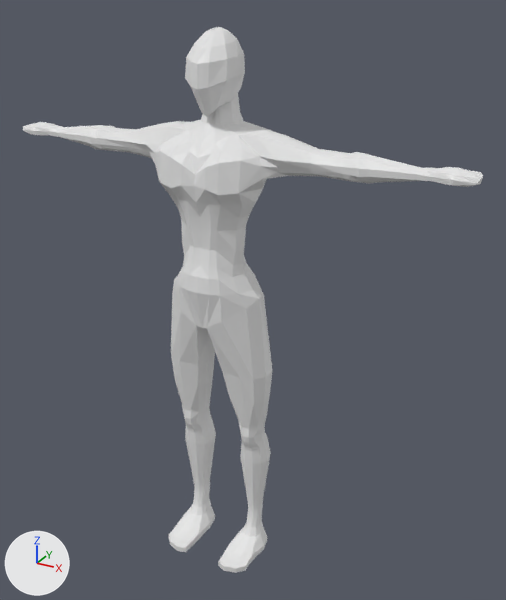
Renders of the OBJ model Assets/ART FOLDER/3D/characters/final models ONLY/helOBJ.obj from each side of a commit.
Before and after are seen from a 50 mm camera at (3.85, -6.13, 3.43) aimed at (0.32, 0.29, 0.23). Lighting does not change. The marker at lower left points along +X, +Y and +Z. Where no turn or scale is listed for an object, it has been applied to the vertices. Vertices at the same position are counted once.

In view in the first picture: 'helOBJ'.
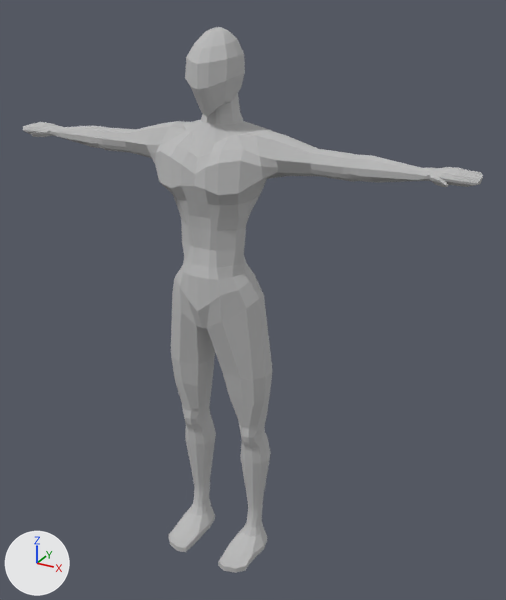
Diff of the bpy script that builds the scene:
```diff
--- a/Assets/ART FOLDER/3D/characters/final models ONLY/helOBJ.obj.py
+++ b/Assets/ART FOLDER/3D/characters/final models ONLY/helOBJ.obj.py
@@ mat_lambert6sg @@
+mat_lambert6sg = principled_material('lambert6SG')
+mat_lambert6sg.base_color = (0.5, 0.5, 0.5)  # grey #bcbcbc
+mat_lambert6sg.roughness = 1.0
@@ mat_initialshadinggroup @@
+mat_initialshadinggroup = principled_material('initialShadingGroup')
+mat_initialshadinggroup.base_color = (0.5, 0.5, 0.5)  # grey #bcbcbc
+mat_initialshadinggroup.roughness = 1.0
@@ me_helobj @@
 # used by ob_helobj; location = (0.0, 0.0, 0.0)
 # verts and faces of me_helobj; kept vertices keep their numbers, new ones are numbered from 1072
 # before: 71 (0.48, -0.01, 0.49) at pixel (252, 289), 72 (0.4, -0.19, 0.49) at pixel (238, 294), 74 (0.0, -0.37, 0.49) at pixel (196, 293), 118 (0.14, -0.35, 0.49) at pixel (209, 294), 216 (-0.48, -0.01, 0.49) at pixel (178, 274)
 # before: 217 (-0.4, -0.19, 0.49) at pixel (175, 280), 255 (-0.14, -0.35, 0.49) at pixel (186, 289)
-me_helobj.from_pydata(...)  # 1072 vertices, 1005 faces; spans x -2.7..2.7, y -0.51..0.51, z -3.12..3.12
+me_helobj.from_pydata(...)  # 1108 vertices, 1041 faces; spans x -2.7..2.7, y -0.51..0.51, z -3.12..3.12
+# me_helobj part 1
+# 10 vertices in x -0.29..0.29, y 0.42..0.48, z 1.66..1.82 move by (0.0, -0.03, 0.0)
+# 4 vertices in x -0.2..0.2, y 0.42..0.47, z 1.66..1.82 move by (0.0, -0.02, 0.0)
+# 4 vertices move from x -0.52..0.52, y -0.17..-0.01, z 1.47 to x -0.46..0.46, y -0.17..-0.01, z 1.47
+# me_helobj part 2
+verts[71] = (0.45, -0.01, 0.58)  # moved, pixel (249, 281)
+verts[72] = (0.4, -0.19, 0.54)  # moved, pixel (238, 289)
+verts[217] = (-0.4, -0.19, 0.54)  # moved, pixel (175, 276)
+verts[74] = (0.0, -0.37, 0.28)  # moved, pixel (197, 311)
+verts[118] = (0.14, -0.35, 0.39)  # moved, pixel (209, 303)
+verts[255] = (-0.14, -0.35, 0.39)  # moved, pixel (187, 298)
+verts[216] = (-0.45, -0.01, 0.58)  # moved, pixel (180, 267)
+# me_helobj part 3
+# 4 faces are deleted
+# 4 vertices in x -2.23..2.23, y 0.03..0.12, z 1.77..1.89 move by (0.0, 0.0, 0.02)
+# 4 vertices in x -1.58..1.58, y 0.03..0.06, z 2.02 move by (0.0, 0.01, -0.01)
+# 50 vertices move from x -2.47..2.47, y -0.02..0.3, z 1.78..2.05 to x -2.47..2.47, y -0.02..0.28, z 1.79..2.03
+# 36 vertices are added at x -2.45..2.45, y -0.09..0.02, z 1.88..1.94
+# 40 new faces join them, mat_lambert6sg (grey #bcbcbc)
+# me_helobj part 4: 602 faces spanning x -2.7..2.7, y -0.38..0.51, z 0.02..3.1 switch from no material to mat_lambert6sg (grey #bcbcbc)
+# me_helobj part 5: 399 faces spanning x -0.65..0.66, y -0.51..0.48, z -3.12..3.12 switch from no material to mat_initialshadinggroup (grey #bcbcbc)
```

What differs and where, as boxes [x1, y1, x2, y2] in the pictures (506 x 600 px; the box of a moved part takes in the faces that stretch with it):
part 1 of me_helobj, moved or reshaped
    both: [160, 182, 263, 219]
part 2 of me_helobj, moved or reshaped
    before: [173, 267, 264, 328]
    after: [173, 265, 264, 328]
part 3 of me_helobj, built on
    before: [24, 125, 478, 187]
    after: [24, 126, 478, 187]
part 4 of me_helobj, recoloured (white to grey)
    both: [23, 30, 483, 295]
part 5 of me_helobj, recoloured
    both: [168, 27, 272, 573]
